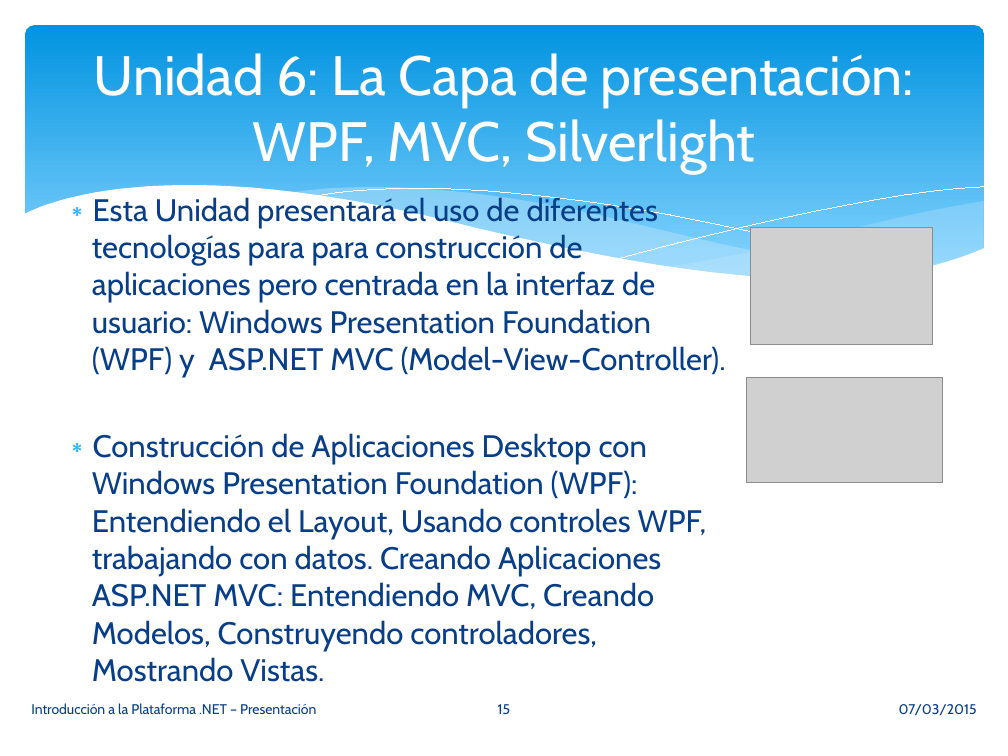
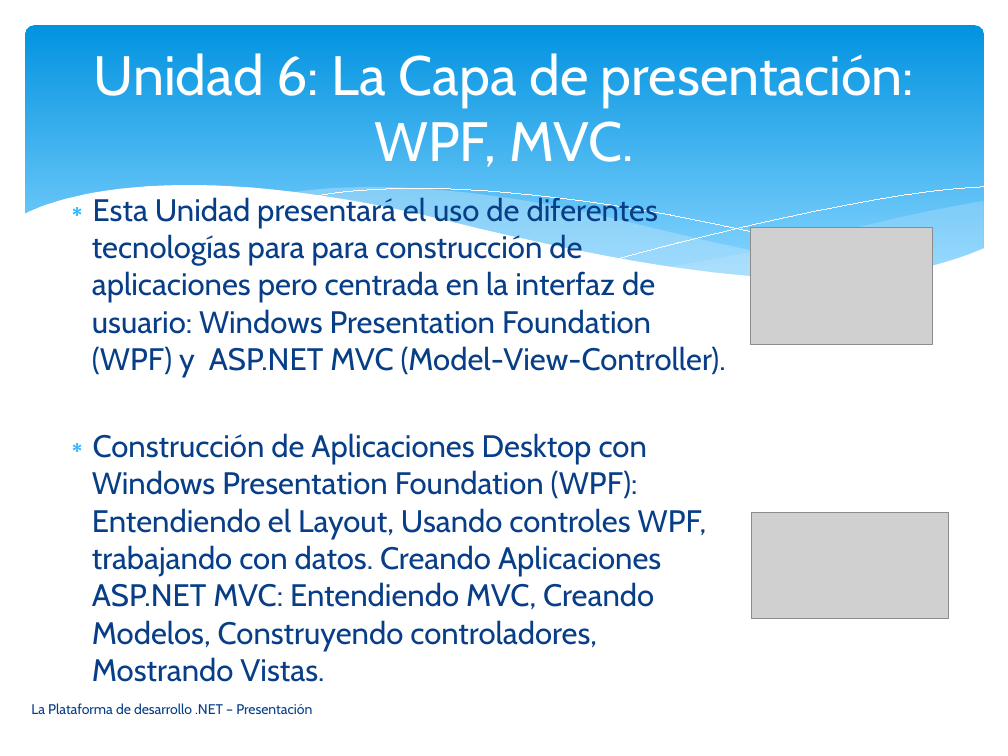
Before and after one commit to vvalotto/UADER-La-Plataforma-de-Desarrollo-.NET, a slide deck: slide 15 of Presentaciones/00. Presentacion - Introduccion a la Plataforma .NET.pptx. Drawn at 1008x756 pixels with LibreOffice and Linux fonts; fonts in the diff are those of the drawing; grey boxes stand for pictures. Boxes give left, top, right and bottom in pixels: in the first picture for what was removed or moved away, otherwise in the second. Text is boxed around its words. In the diff, an @@ line names an element or a change of style, - is before the commit and + after.

```diff
--- a/Presentaciones/00. Presentacion - Introduccion a la Plataforma .NET.pptx
+++ b/Presentaciones/00. Presentacion - Introduccion a la Plataforma .NET.pptx
@@ title at (x1=94, y1=53, x2=914, y2=167): text changed @@
-Unidad 6: La Capa de presentación: WPF, MVC, Silverlight
+Unidad 6: La Capa de presentación: WPF, MVC.
@@ picture moved from (x1=746, y1=378, x2=942, y2=484) to (x1=752, y1=513, x2=949, y2=619) @@
@@ text at (x1=31, y1=703, x2=312, y2=714): text changed @@
-Introducción a la Plataforma .NET – Presentación
+La Plataforma de desarrollo .NET – Presentación
@@ page number removed at (x1=498, y1=704, x2=510, y2=715) @@
-15
@@ text removed at (x1=899, y1=704, x2=977, y2=716) @@
-07/03/2015
```
Also in this commit, not shown: 25 other slides changed, 13 other files.
